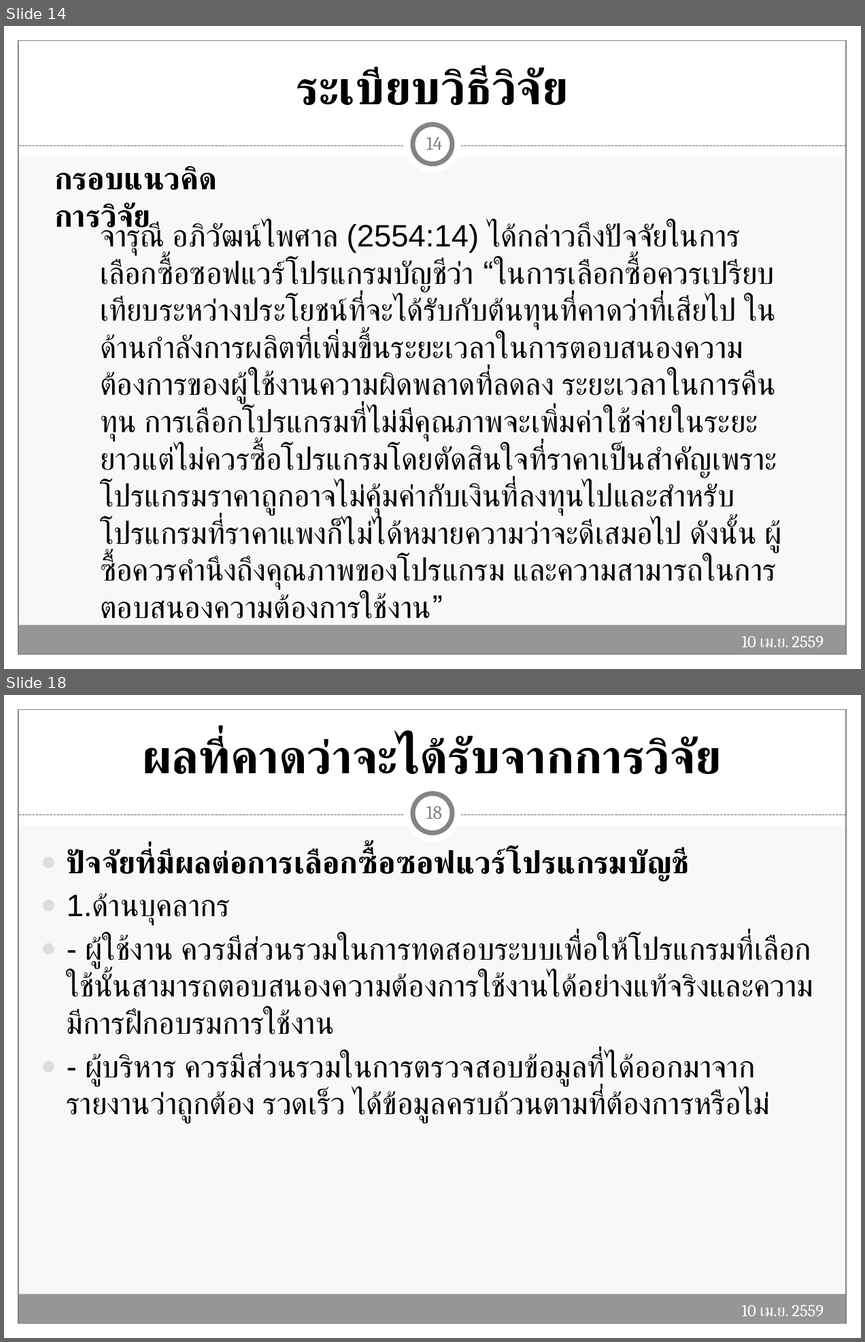
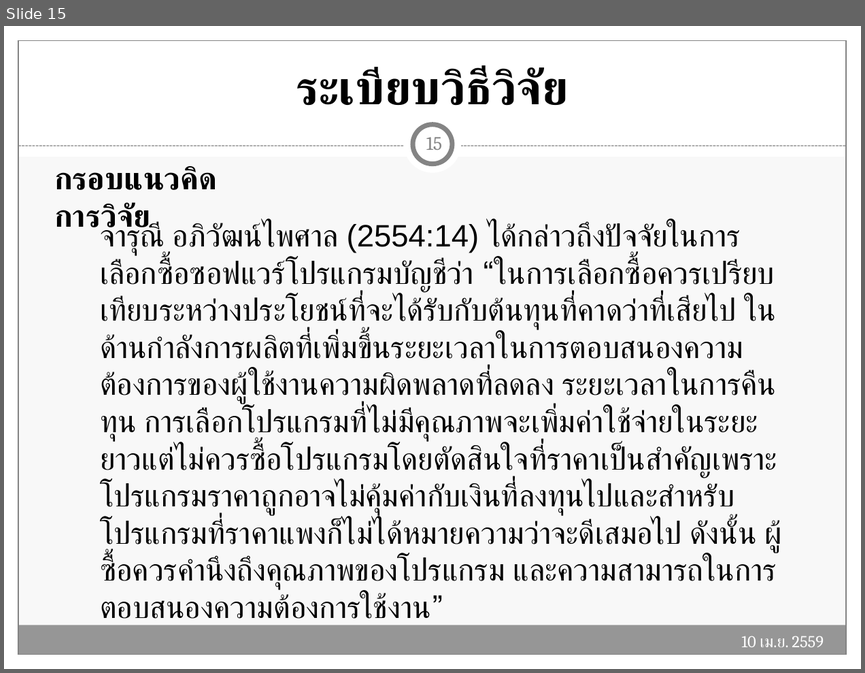
Before and after one commit to Tanandara/research, a slide deck: ฐานันดร์(โปรแกรมบัญชี RCIM)-Workshop (MBA).pptx. Shown one above the other, each under a label of ours: slides 14 and 18 before the commit, slide 15 after it; the slides between them are not shown. The pictures are 865x1342 and 865x673 pixels, drawn with LibreOffice and Linux fonts; fonts in the diff are those of the drawing. Boxes give left, top, right and bottom in pixels: in the first picture for what was removed or moved away, otherwise in the second. Text is boxed around its words. In the diff, an @@ line names an element or a change of style, - is before the commit and + after.

```diff
--- a/ฐานันดร์(โปรแกรมบัญชี RCIM)-Workshop (MBA).pptx
+++ b/ฐานันดร์(โปรแกรมบัญชี RCIM)-Workshop (MBA).pptx
@@ slide 18 removed at bbox=[4, 695, 861, 1338], background #F8F8F8; not listed: 9 template elements that a slide beside it also shows @@
@@ title removed at bbox=[142, 736, 722, 775] @@
-ผลที่คาดว่าจะได้รับจากการวิจัย
@@ page number removed at bbox=[426, 806, 443, 819] @@
-18
@@ text removed at bbox=[67, 849, 814, 1123] @@
-● ปัจจัยที่มีผลต่อการเลือกซื้อซอฟแวร์โปรแกรมบัญชี
-● 1.ด้านบุคลากร
-● - ผู้ใช้งาน ควรมีส่วนรวมในการทดสอบระบบเพื่อให้โปรแกรมที่เลือกใช้นั้นสามารถตอบสนองความต้องการใช้งานได้อย่างแท้จริงและความมีการฝึกอบรมการใช้งาน
-● - ผู้บริหาร ควรมีส่วนรวมในการตรวจสอบข้อมูลที่ได้ออกมาจากรายงานว่าถูกต้อง รวดเร็ว ได้ข้อมูลครบถ้วนตามที่ต้องการหรือไม่
@@ text removed at bbox=[741, 1304, 823, 1316] @@
-10 เม.ย. 2559
@@ what was slide 14 is now slide 15 @@
@@ page number at bbox=[426, 137, 442, 150]: text changed @@
-14
+15
```
Also in this commit, not shown: 10 slides changed, 1 slide added, 3 other slides removed, 2 other files.
